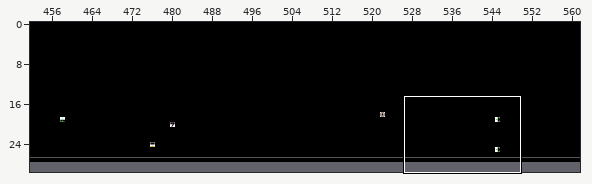
Two versions of a level (Tiled map, levels/chr_data/tmx/cantletgo.tmx). Above: a wide view before the commit, with the close-up outlined.
Close-up. First the earlier version:
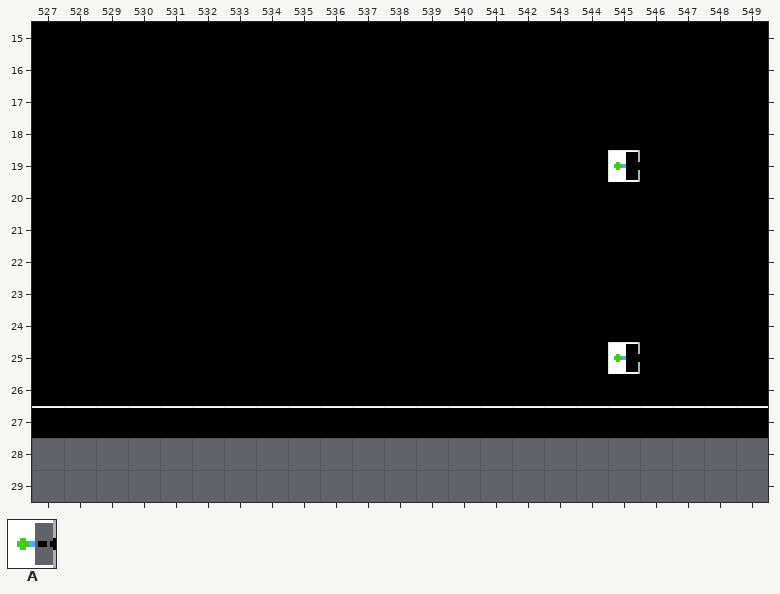
Cells are 16x16 px. Shown: x 527..549, y 15..29. Not drawn, because the pictures are missing: unchanged layer "Layer 3".
Key: from "sprites": A 62 "Decoration 62".
Objects are placed by their top-left corner, in cells (3,4 is the top-left corner of cell 3,4); size is 1x1 cell unless given.
Layers that did not change in this view are not listed.
Objects on layer "SP" before:
A "Decoration 62" at 545,19
A "Decoration 62" at 545,25
And afterwards:
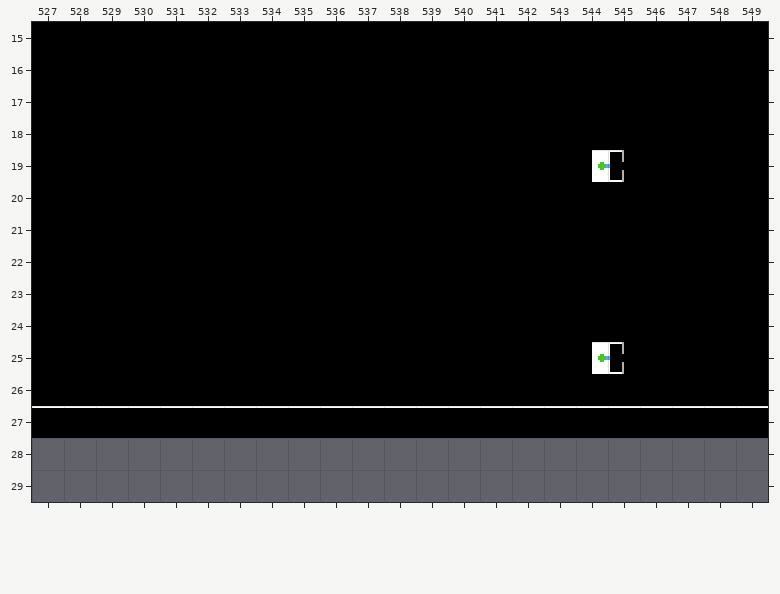
What changed:
Layer "SP":
added: A "Decoration 62" at 544.5,19
added: A "Decoration 62" at 544.5,25
removed: A "Decoration 62" at 545,19
removed: A "Decoration 62" at 545,25
